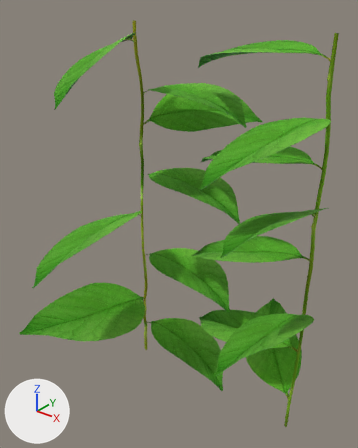
The OBJ model media/meshes/leaf.obj, before and after one commit.
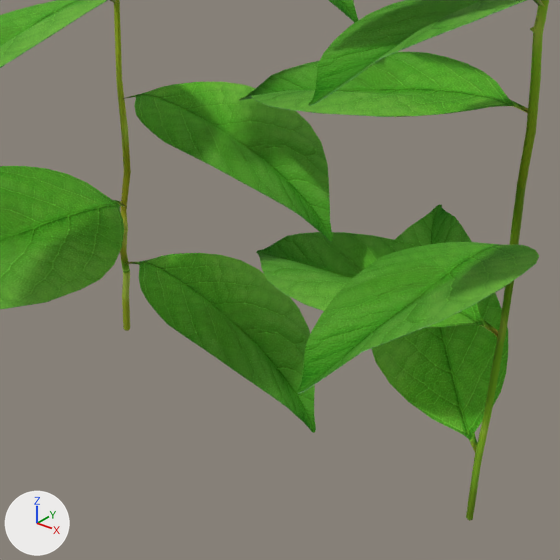
Each version is shown whole from a 50 mm camera at (100.9, -115.4, 81.7) aimed at (4.8, 4.8, 7.2), then close up on the part from 26% to 90% of the width and 48% to 99% of the height. Every picture has the same lights, and +X, +Y and +Z are marked at lower left. The last two pictures show the newer version. Where no turn or scale is listed for an object, it has been applied to the vertices.

The scene before the commit, as lines of its bpy script (objects in view):
```python
me_leaf = bpy.data.meshes.new('leaf')
me_leaf.from_pydata(...)  # 4882 vertices, 9672 faces; spans x -33.8..56.6, y -40.7..51.8, z -70.4..70.3
# faces by material slot: [904, 8768]
me_leaf.materials.append(mat_05___default)
me_leaf.materials.append(mat_03___default)
ob_leaf = bpy.data.objects.new('leaf', me_leaf)
ob_leaf.location = (0.0, 0.0, 0.0)
```
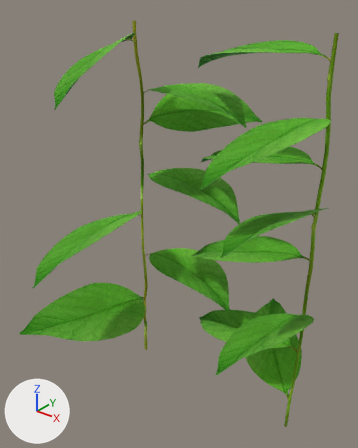
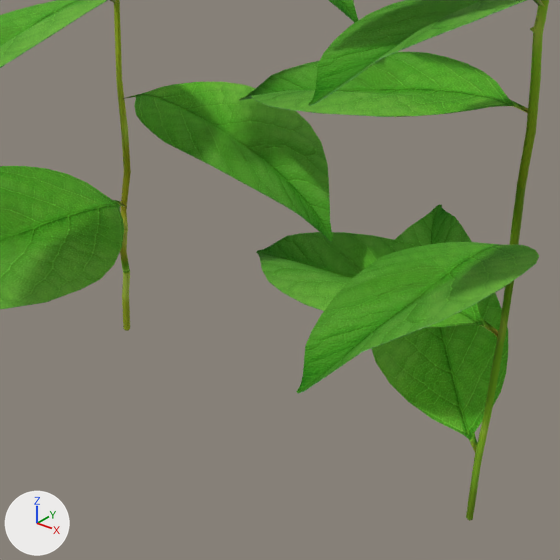
The change, as a list of edits to the scene's bpy script:
```text
Change me_leaf:
    used by ob_leaf; location = (0.0, 0.0, 0.0)
    remove me_leaf.from_pydata(...)  # 4882 vertices, 9672 faces; spans x -33.8..56.6, y -40.7..51.8, z -70.4..70.3
    add me_leaf.from_pydata(...)  # 4606 vertices, 9124 faces; spans x -33.8..56.6, y -40.7..51.8, z -70.4..70.3
    me_leaf part 1: the loose piece of 276 vertices spanning x -23.8..20.8, y 7.2..29.2, z -65.5..-52.5 is deleted
```

Boxes [x1, y1, x2, y2] around the edits, measured in the close-ups (560 x 560 px):
part 1 of me_leaf, deleted (green)
    before: [125, 253, 316, 433]
